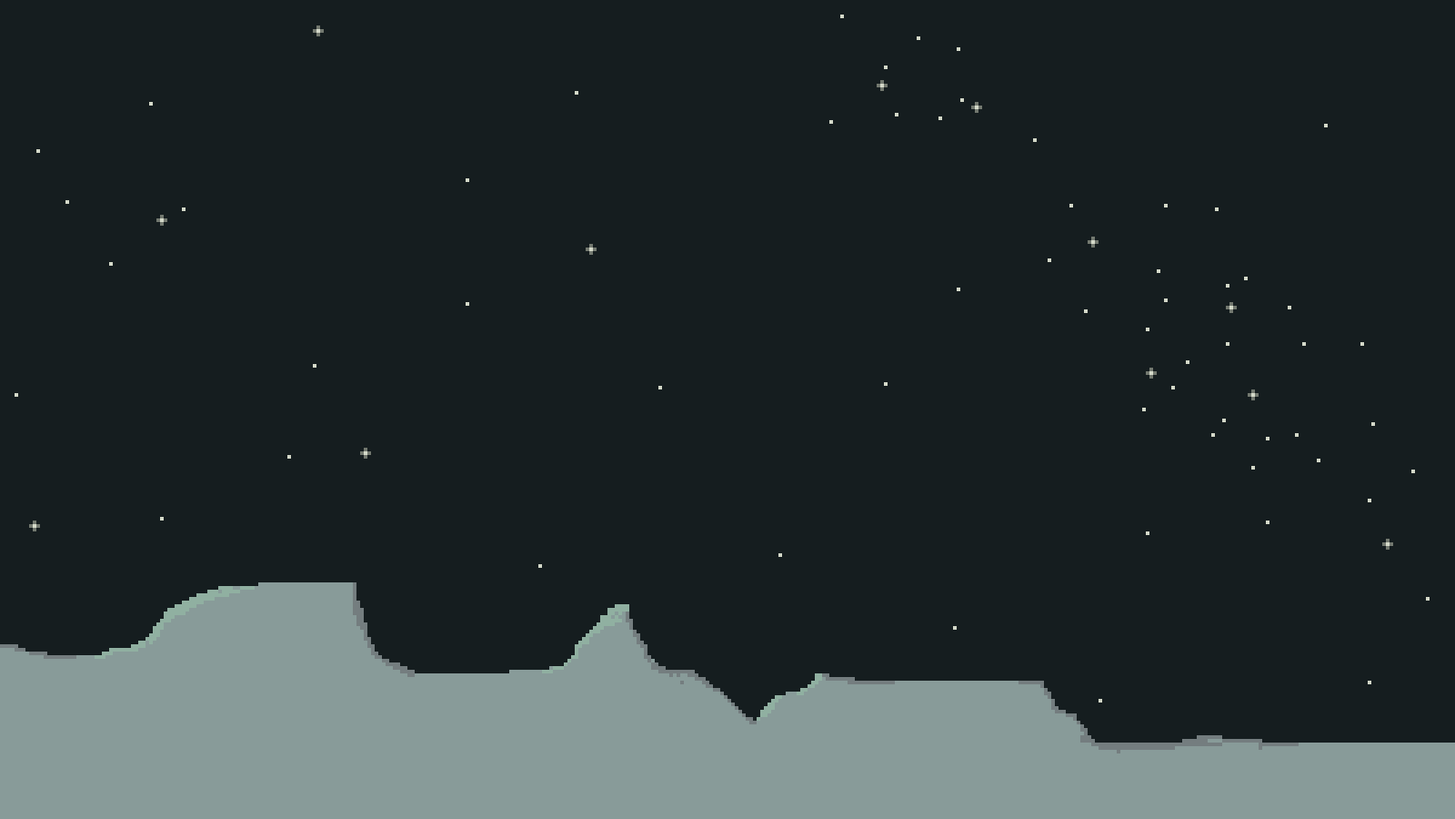
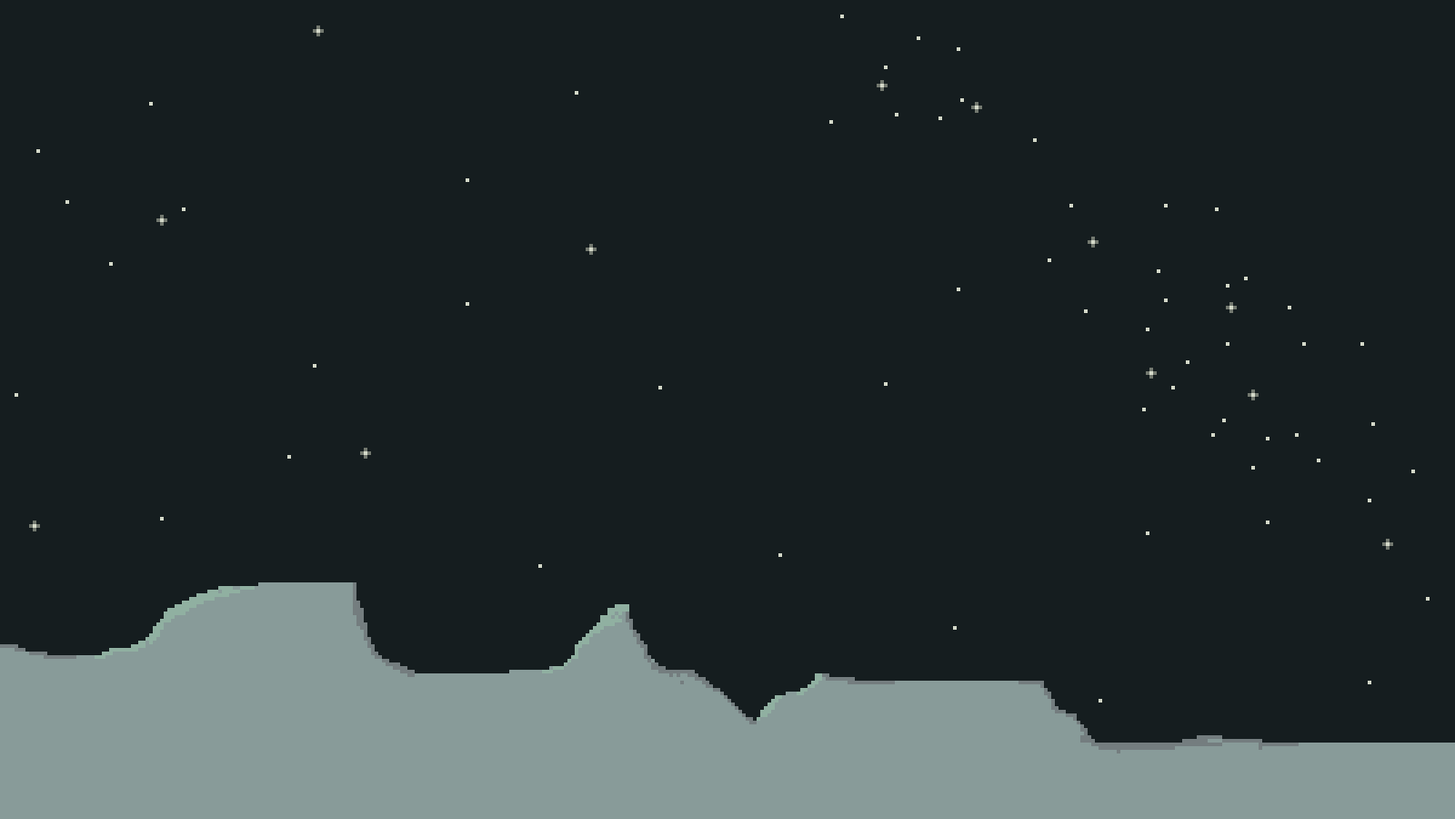
Layered file, before and after one edit (w=1455, h=819). Changes by layer:
painted on "Background" over box(1324, 123, 1328, 128)
